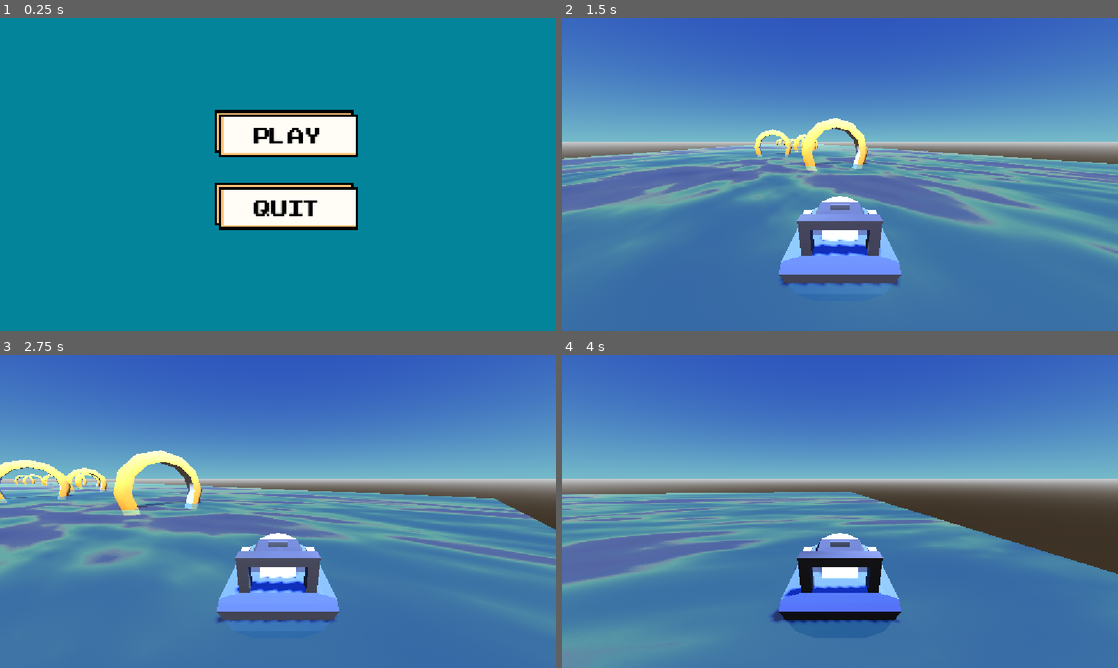
Above: before the commit, frames 1-4 (two rows, left to right).
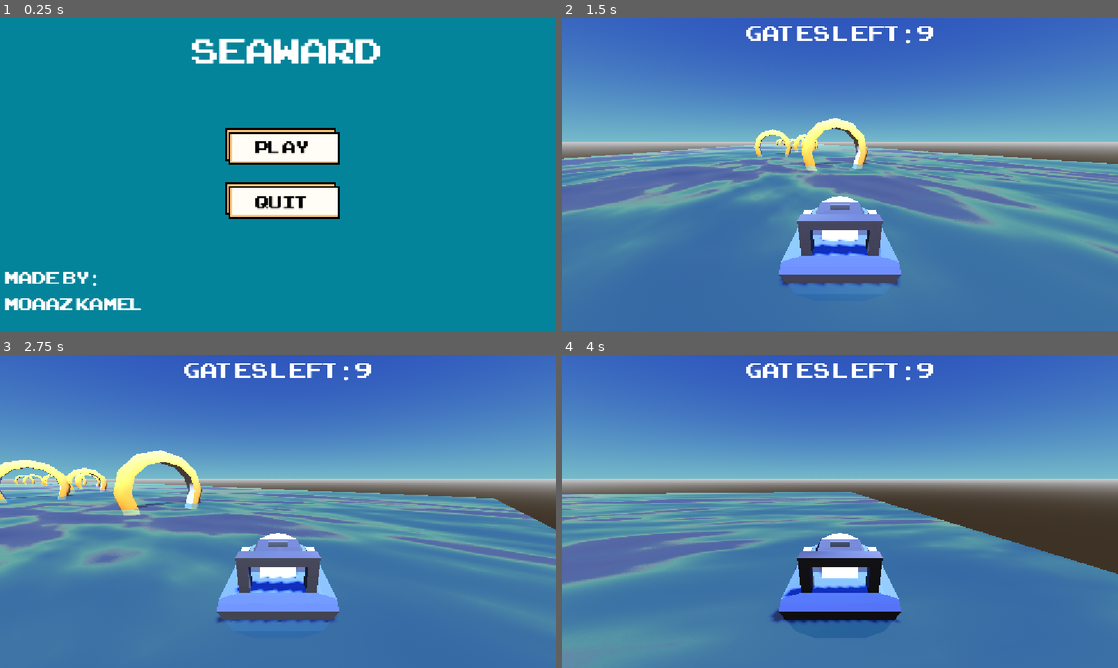
Above: after the commit, the same moments.

Repository: moaazkamel/Seaward
Game: Godot game, scene res://scenes/main_menu.tscn
Two runs of this game, one before a commit and one after it. Both use one fixed random seed, a clock stepped at 60 frames per second and the inputs below.
Inputs (mouse positions are in pixels of both pictures, inside the frame that each line leads up to; where the layout moved, square brackets give the same spot in the first picture):
- Up to frame 1 (0.25 s): no input
- Up to frame 2 (1.5 s): click (845, 165) [851, 158] at 0.5 s; tap Enter at 1.25 s; move the mouse to (962, 158) at 1.27 s; hold Right (ui_right) from 1.28 s (still down); tap Alt at 1.35 s; click (962, 158) at 1.42 s
- Up to frame 3 (2.75 s): release Right (ui_right) at 2 s; drag from (166, 527) to (250, 574) at 2.02 s
- Up to frame 4 (4 s): tap Space at 2.75 s; move the mouse to (895, 442) at 2.77 s; hold Right (ui_right) 2.78-3.5 s; tap Alt at 2.85 s; drag from (812, 574) to (673, 464) at 3.52 s

The runs differ from the first frame. In frame 1, 8.8% of the frame differs, in the area x 0-69%, y 6-94%; in frame 2, 0.7%; in frame 3, 0.7%; in frame 4, 0.7%.

Commit message:
Making the gates left counter and coding it. Editing on Main menu.  The stage code has been modified to be compatible with all future stages.

Diff:
--- a/project.godot
+++ b/project.godot
@@ -23,6 +23,11 @@
 [editor_plugins]
 
 enabled=PackedStringArray("res://addons/godot_super-wakatime/plugin.cfg")
+
+[global_group]
+
+gates=""
+final_gate=""
 
 [input]
 
--- a/scenes/level_1.tscn
+++ b/scenes/level_1.tscn
@@ -62,7 +62,7 @@
 
 [node name="Gates" type="Node" parent="." unique_id=1106119168]
 
-[node name="Gate" type="Area3D" parent="Gates" unique_id=606081745]
+[node name="Gate" type="Area3D" parent="Gates" unique_id=606081745 groups=["gates"]]
 transform = Transform3D(1, 0, 0, 0, 1, 0, 0, 0, 1, -2.5782404, 0, -61.580086)
 
 [node name="gate2" parent="Gates/Gate" unique_id=388256741 instance=ExtResource("2_bswci")]
@@ -72,7 +72,7 @@
 transform = Transform3D(1, 0, 0, 0, 1, 0, 0, 0, 1, -0.54016113, 2.3287022, 5.112689)
 shape = SubResource("BoxShape3D_rus8k")
 
-[node name="Gate2" type="Area3D" parent="Gates" unique_id=566143267]
+[node name="Gate2" type="Area3D" parent="Gates" unique_id=566143267 groups=["gates"]]
 transform = Transform3D(1, 0, 0, 0, 1, 0, 0, 0, 1, 4.2756166, 0, -42.483948)
 
 [node name="gate2" parent="Gates/Gate2" unique_id=1315252116 instance=ExtResource("2_bswci")]
@@ -82,7 +82,7 @@
 transform = Transform3D(1, 0, 0, 0, 1, 0, 0, 0, 1, -0.54016113, 2.3287022, 5.112689)
 shape = SubResource("BoxShape3D_rus8k")
 
-[node name="Gate3" type="Area3D" parent="Gates" unique_id=576804405]
+[node name="Gate3" type="Area3D" parent="Gates" unique_id=576804405 groups=["gates"]]
 transform = Transform3D(1, 0, 0, 0, 1, 0, 0, 0, 1, -2.506033, 0, -23.414165)
 
 [node name="gate2" parent="Gates/Gate3" unique_id=1053881731 instance=ExtResource("2_bswci")]
@@ -92,7 +92,7 @@
 transform = Transform3D(1, 0, 0, 0, 1, 0, 0, 0, 1, -0.54016113, 2.3287022, 5.112689)
 shape = SubResource("BoxShape3D_rus8k")
 
-[node name="Gate4" type="Area3D" parent="Gates" unique_id=1596527261]
+[node name="Gate4" type="Area3D" parent="Gates" unique_id=1596527261 groups=["gates"]]
 transform = Transform3D(1, 0, 0, 0, 1, 0, 0, 0, 1, -5.5070915, 0, -5.574684)
 
 [node name="gate2" parent="Gates/Gate4" unique_id=1710637024 instance=ExtResource("2_bswci")]
@@ -102,7 +102,7 @@
 transform = Transform3D(1, 0, 0, 0, 1, 0, 0, 0, 1, -0.54016113, 2.3287022, 5.112689)
 shape = SubResource("BoxShape3D_rus8k")
 
-[node name="Gate5" type="Area3D" parent="Gates" unique_id=293885610]
+[node name="Gate5" type="Area3D" parent="Gates" unique_id=293885610 groups=["gates"]]
 transform = Transform3D(1, 0, 0, 0, 1, 0, 0, 0, 1, -6.648917, 0, 10.797636)
 
 [node name="gate2" parent="Gates/Gate5" unique_id=1671022071 instance=ExtResource("2_bswci")]
@@ -112,7 +112,7 @@
 transform = Transform3D(1, 0, 0, 0, 1, 0, 0, 0, 1, -0.54016113, 2.3287022, 5.112689)
 shape = SubResource("BoxShape3D_rus8k")
 
-[node name="Gate6" type="Area3D" parent="Gates" unique_id=1164451250]
+[node name="Gate6" type="Area3D" parent="Gates" unique_id=1164451250 groups=["gates"]]
 transform = Transform3D(1, 0, 0, 0, 1, 0, 0, 0, 1, -5.029064, 0, 26.01038)
 
 [node name="gate2" parent="Gates/Gate6" unique_id=1612621022 instance=ExtResource("2_bswci")]
@@ -122,7 +122,7 @@
 transform = Transform3D(1, 0, 0, 0, 1, 0, 0, 0, 1, -0.54016113, 2.3287022, 5.112689)
 shape = SubResource("BoxShape3D_rus8k")
 
-[node name="Gate7" type="Area3D" parent="Gates" unique_id=1792662052]
+[node name="Gate7" type="Area3D" parent="Gates" unique_id=1792662052 groups=["gates"]]
 transform = Transform3D(1, 0, 0, 0, 1, 0, 0, 0, 1, -0.20384407, 0, 41.68571)
 
 [node name="gate2" parent="Gates/Gate7" unique_id=1743637408 instance=ExtResource("2_bswci")]
@@ -132,7 +132,7 @@
 transform = Transform3D(1, 0, 0, 0, 1, 0, 0, 0, 1, -0.54016113, 2.3287022, 5.112689)
 shape = SubResource("BoxShape3D_rus8k")
 
-[node name="Gate8" type="Area3D" parent="Gates" unique_id=1108015536]
+[node name="Gate8" type="Area3D" parent="Gates" unique_id=1108015536 groups=["gates"]]
 transform = Transform3D(1, 0, 0, 0, 1, 0, 0, 0, 1, 4.9710217, 0, 57.0657)
 
 [node name="gate2" parent="Gates/Gate8" unique_id=1104850215 instance=ExtResource("2_bswci")]
@@ -142,7 +142,7 @@
 transform = Transform3D(1, 0, 0, 0, 1, 0, 0, 0, 1, -0.54016113, 2.3287022, 5.112689)
 shape = SubResource("BoxShape3D_rus8k")
 
-[node name="Gate9" type="Area3D" parent="Gates" unique_id=1478316928]
+[node name="Gate9" type="Area3D" parent="Gates" unique_id=1478316928 groups=["gates"]]
 transform = Transform3D(1, 0, 0, 0, 1, 0, 0, 0, 1, 7.8727264, 0, 73.87531)
 
 [node name="gate2" parent="Gates/Gate9" unique_id=1156317373 instance=ExtResource("2_bswci")]
@@ -152,7 +152,7 @@
 transform = Transform3D(1, 0, 0, 0, 1, 0, 0, 0, 1, -0.54016113, 2.3287022, 5.112689)
 shape = SubResource("BoxShape3D_rus8k")
 
-[node name="finall gate" type="Area3D" parent="Gates" unique_id=297486023]
+[node name="finall gate" type="Area3D" parent="Gates" unique_id=297486023 groups=["final_gate"]]
 transform = Transform3D(1, 0, 0, 0, 1, 0, 0, 0, 1, -1.7448511, 0, 100.93437)
 
 [node name="CollisionShape3D" type="CollisionShape3D" parent="Gates/finall gate" unique_id=189871544]
--- a/scenes/main_menu.tscn
+++ b/scenes/main_menu.tscn
@@ -17,44 +17,80 @@
 
 [node name="TextureButton" type="TextureButton" parent="." unique_id=1473905602]
 texture_filter = 1
-offset_left = 445.0
-offset_top = 191.0
-offset_right = 509.00003
-offset_bottom = 231.0
-scale = Vector2(4.639995, 4.8800006)
+offset_left = 466.0
+offset_top = 228.0
+offset_right = 530.0
+offset_bottom = 268.0
+scale = Vector2(3.7199926, 3.8000019)
 size_flags_horizontal = 4
 size_flags_vertical = 4
 texture_normal = ExtResource("2_wu84c")
-metadata/_edit_use_anchors_ = true
+
+[node name="TextureButton3" type="TextureButton" parent="." unique_id=1302192480]
+texture_filter = 1
+offset_left = 466.0
+offset_top = 228.0
+offset_right = 530.0
+offset_bottom = 268.0
+scale = Vector2(3.7199926, 3.8000019)
+size_flags_horizontal = 4
+size_flags_vertical = 4
+texture_normal = ExtResource("2_wu84c")
 
 [node name="TextureButton2" type="TextureButton" parent="." unique_id=2062542177]
 texture_filter = 1
-offset_left = 445.0
-offset_top = 341.0
-offset_right = 509.00003
-offset_bottom = 381.0
-scale = Vector2(4.639995, 4.8800006)
+offset_left = 466.0
+offset_top = 340.00003
+offset_right = 530.0
+offset_bottom = 380.00003
+scale = Vector2(3.7199926, 3.8000019)
 texture_normal = ExtResource("2_wu84c")
 
 [node name="Label" type="Label" parent="." unique_id=1946095208]
-offset_left = 526.0
-offset_top = 212.0
-offset_right = 667.0
-offset_bottom = 277.0
+offset_left = 529.0
+offset_top = 243.0
+offset_right = 670.0
+offset_bottom = 308.0
+scale = Vector2(0.80172336, 0.7786888)
 theme_override_colors/font_color = Color(0, 0, 0, 1)
 theme_override_fonts/font = ExtResource("3_8ln24")
 theme_override_font_sizes/font_size = 64
 text = "PLAY"
 
+[node name="Label3" type="Label" parent="." unique_id=1834340820]
+offset_left = 398.0
+offset_top = 20.0
+offset_right = 891.0
+offset_bottom = 150.0
+scale = Vector2(0.80172336, 0.7786888)
+theme_override_colors/font_color = Color(1, 1, 1, 1)
+theme_override_fonts/font = ExtResource("3_8ln24")
+theme_override_font_sizes/font_size = 128
+text = "Seaward"
+
+[node name="Label4" type="Label" parent="." unique_id=39051963]
+offset_left = 11.000004
+offset_top = 514.0
+offset_right = 731.0
+offset_bottom = 819.0
+scale = Vector2(0.80172336, 0.7786888)
+theme_override_colors/font_color = Color(1, 1, 1, 1)
+theme_override_fonts/font = ExtResource("3_8ln24")
+theme_override_font_sizes/font_size = 64
+text = "Made by:
+Moaaz Kamel"
+
 [node name="Label2" type="Label" parent="." unique_id=1354593484]
-offset_left = 526.0
-offset_top = 362.0
-offset_right = 667.0
-offset_bottom = 427.0
+offset_left = 529.0
+offset_top = 357.0
+offset_right = 670.0
+offset_bottom = 422.0
+scale = Vector2(0.80172336, 0.7786888)
 theme_override_colors/font_color = Color(0, 0, 0, 1)
 theme_override_fonts/font = ExtResource("3_8ln24")
 theme_override_font_sizes/font_size = 64
 text = "QUIT"
 
 [connection signal="pressed" from="TextureButton" to="." method="_on_texture_button_pressed"]
+[connection signal="pressed" from="TextureButton3" to="." method="_on_texture_button_pressed"]
 [connection signal="pressed" from="TextureButton2" to="." method="_on_texture_button_2_pressed"]
--- a/scenes/player.tscn
+++ b/scenes/player.tscn
@@ -2,6 +2,7 @@
 
 [ext_resource type="PackedScene" uid="uid://bcawcr08cypf1" path="res://Models/GLB format/boat-speed-a.glb" id="1_3vyb7"]
 [ext_resource type="Script" uid="uid://px0vyri6b0as" path="res://scripts/player.gd" id="1_g2els"]
+[ext_resource type="FontFile" uid="uid://iwaxegao0f83" path="res://Models/ARCADECLASSIC.TTF" id="3_qhqgy"]
 
 [sub_resource type="BoxShape3D" id="BoxShape3D_g2els"]
 size = Vector3(1.689209, 1.1859131, 3.0057526)
@@ -19,3 +20,16 @@
 
 [node name="Camera3D" type="Camera3D" parent="Neck" unique_id=1618414474]
 transform = Transform3D(-1, 1.3675936e-08, -8.634646e-08, 0, 0.98768836, 0.15643448, 8.742278e-08, 0.15643448, -0.98768836, 0, 2.5, -4.18)
+
+[node name="Label" type="Label" parent="Neck/Camera3D" unique_id=485841461]
+texture_filter = 1
+anchors_preset = 5
+anchor_left = 0.5
+anchor_right = 0.5
+offset_left = -46.0
+offset_right = 46.0
+offset_bottom = 23.0
+grow_horizontal = 2
+theme_override_fonts/font = ExtResource("3_qhqgy")
+theme_override_font_sizes/font_size = 64
+text = "Gates  left: "
--- a/scripts/level_1.gd
+++ b/scripts/level_1.gd
@@ -1,69 +1,36 @@
 extends Node3D
 
-var count = 0
+@export_file("*.tscn") var next_level_scene: String = "res://scenes/level_2.tscn"
 
-var finish = false
+var total_gates: int = 0
+var count: int = 0
+var finish: bool = false
 
-var pas = false
+func _ready() -> void:
+	var gates = get_tree().get_nodes_in_group("gates")
+	total_gates = gates.size()
 
+	for gate in gates:
+		if gate.has_signal("body_entered"):
+			gate.body_entered.connect(_on_any_gate_entered)
 
-func _process(delta: float) -> void:
-	if finish == true:
-		if count == 9:
-			pas = true
+	var final_gates = get_tree().get_nodes_in_group("final_gate")
+	if final_gates.size() > 0:
+		if final_gates[0].has_signal("body_entered"):
+			final_gates[0].body_entered.connect(_on_final_gate_entered)
 
+func _physics_process(delta: float) -> void:
+	if has_node("Player"):
+		$Player/Neck/Camera3D/Label.text = "Gates left: " + str(total_gates - count)
 
-	if pas == true:
-		get_tree().change_scene_to_file('res://scenes/level_2.tscn')
+	if finish and count >= total_gates:
+		if next_level_scene != "":
+			get_tree().change_scene_to_file(next_level_scene)
 
-
-func _on_gate_body_entered(body: Node3D) -> void:
-	if body.name == 'Player':
+func _on_any_gate_entered(body: Node3D) -> void:
+	if body.name == "Player" or body.is_in_group("player"):
 		count += 1
 
-
-
-
-func _on_gate_2_body_entered(body: Node3D) -> void:
-	if body.name == 'Player':
-		count += 1
-
-
-func _on_gate_3_body_entered(body: Node3D) -> void:
-	if body.name == 'Player':
-		count += 1
-
-
-func _on_gate_4_body_entered(body: Node3D) -> void:
-	if body.name == 'Player':
-		count += 1
-
-
-func _on_gate_5_body_entered(body: Node3D) -> void:
-	if body.name == 'Player':
-		count += 1
-
-
-func _on_gate_6_body_entered(body: Node3D) -> void:
-	if body.name == 'Player':
-		count += 1
-
-
-func _on_gate_7_body_entered(body: Node3D) -> void:
-	if body.name == 'Player':
-		count += 1
-
-
-func _on_gate_8_body_entered(body: Node3D) -> void:
-	if body.name == 'Player':
-		count += 1
-
-
-func _on_gate_9_body_entered(body: Node3D) -> void:
-	if body.name == 'Player':
-		count += 1
-
-
-func _on_finall_gate_body_entered(body: Node3D) -> void:
-	if body.name == 'Player':
+func _on_final_gate_entered(body: Node3D) -> void:
+	if body.name == "Player" or body.is_in_group("player"):
 		finish = true
--- a/scripts/player.gd
+++ b/scripts/player.gd
@@ -2,7 +2,12 @@
 
 
 @export var acceleratrion: float = 10.0
+
 @export var max_speed: float = 40.0
+
+
+
+
 @export var turn_speed: float = 1.2
 @export var drag: float = 0.2
 
@@ -10,22 +15,36 @@
 var direction: Vector3 = Vector3.FORWARD
 
 
+
 func _process(delta: float) -> void:
 	if Input.is_action_pressed('ui_down'):
+
 		Velocity += direction * acceleratrion *delta
+
+
 	elif Input.is_action_pressed('ui_up'):
 		Velocity -= direction * acceleratrion *delta
 
 	if Input.is_action_pressed('ui_left'):
+
+
 		rotate_y(turn_speed * delta)
 	elif Input.is_action_pressed('ui_right'):
+
+
 		rotate_y(-turn_speed * delta)
 
 	Velocity = Velocity.lerp(Vector3.ZERO, drag *delta)
 
+
+
 	if Velocity.length() > max_speed:
 		Velocity = Velocity.normalized() * max_speed
 
+
+
 	translate(Velocity * delta)
 
+
+
 	direction = -transform.basis.z
